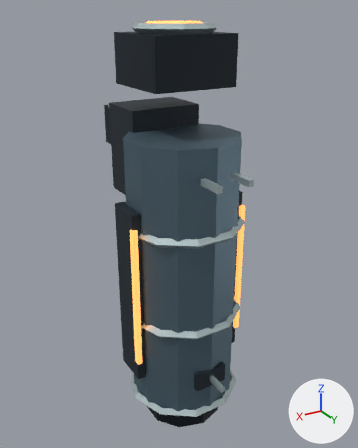
The Blender file tools/godot-weapons/blender-art/masters/world-1.blend: old version first, new version second.
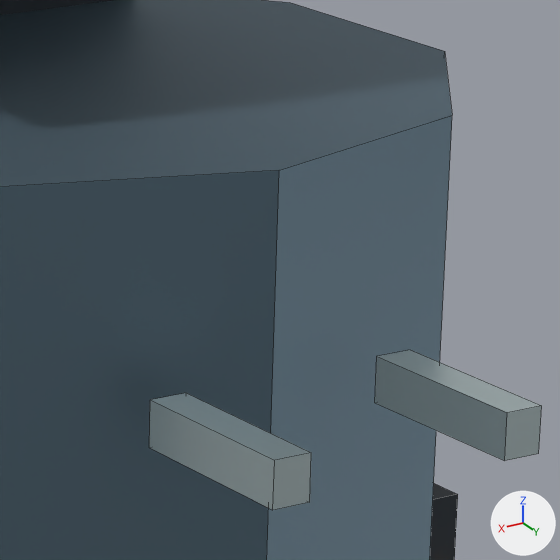
Each version is shown whole from a 50 mm camera at (0.582, 0.951, 0.258) aimed at (-0.022, -0.057, -0.246), then close up on the part from 50% to 72% of the width and 28% to 45% of the height. The lights are fixed; the arrows at lower right show +X, +Y and +Z. The older version's two pictures come first. The close-ups show mesh edges as thin lines.

Names of what the first close-up shows: 'body-dark', 'body-light', 'body-trim'.
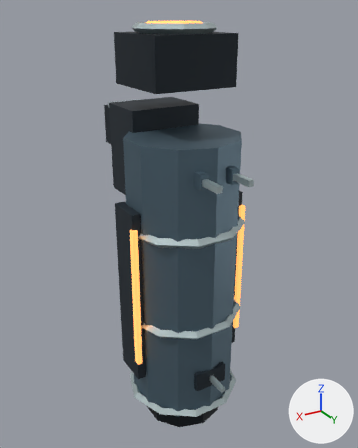
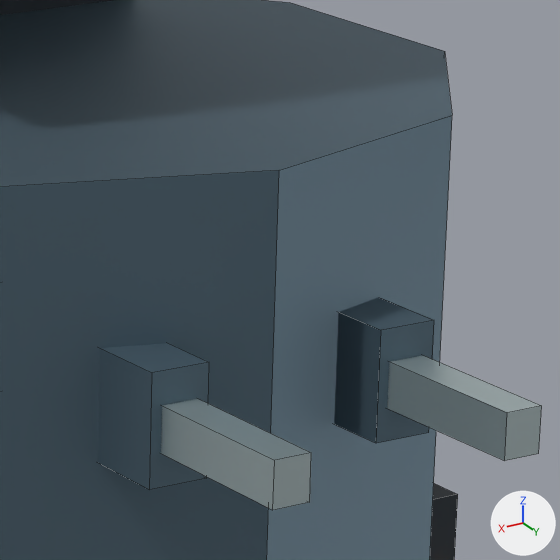
Edits to the bpy script that builds the scene:
```text
Change me_cylinder_017:
    used by ob_body_light; parent = ob_body; location = (0.0, 0.0, -0.35)
    remove me_cylinder_017.from_pydata(...)  # 20 vertices, 12 faces; spans x -0.13..0.13, y -0.137..0.137, z -0.35..0.35
    add me_cylinder_017.from_pydata(...)  # 36 vertices, 24 faces; spans x -0.13..0.13, y -0.137..0.148, z -0.35..0.35
    me_cylinder_017 part 1: a new loose piece, a box spanning x -0.049..-0.03, y 0.051..0.148, z 0.268..0.302, in mat_light (blue #617886)
    me_cylinder_017 part 2: a new loose piece, a box spanning x 0.03..0.049, y 0.051..0.148, z 0.268..0.302, in mat_light (blue #617886)
```

What differs and where, as boxes (x1, y1, x2, y2) in the close-ups (560 x 560 px):
part 1 of me_cylinder_017, added (blue)
    after: (334, 297, 434, 443)
part 2 of me_cylinder_017, added (blue)
    after: (98, 343, 209, 490)
